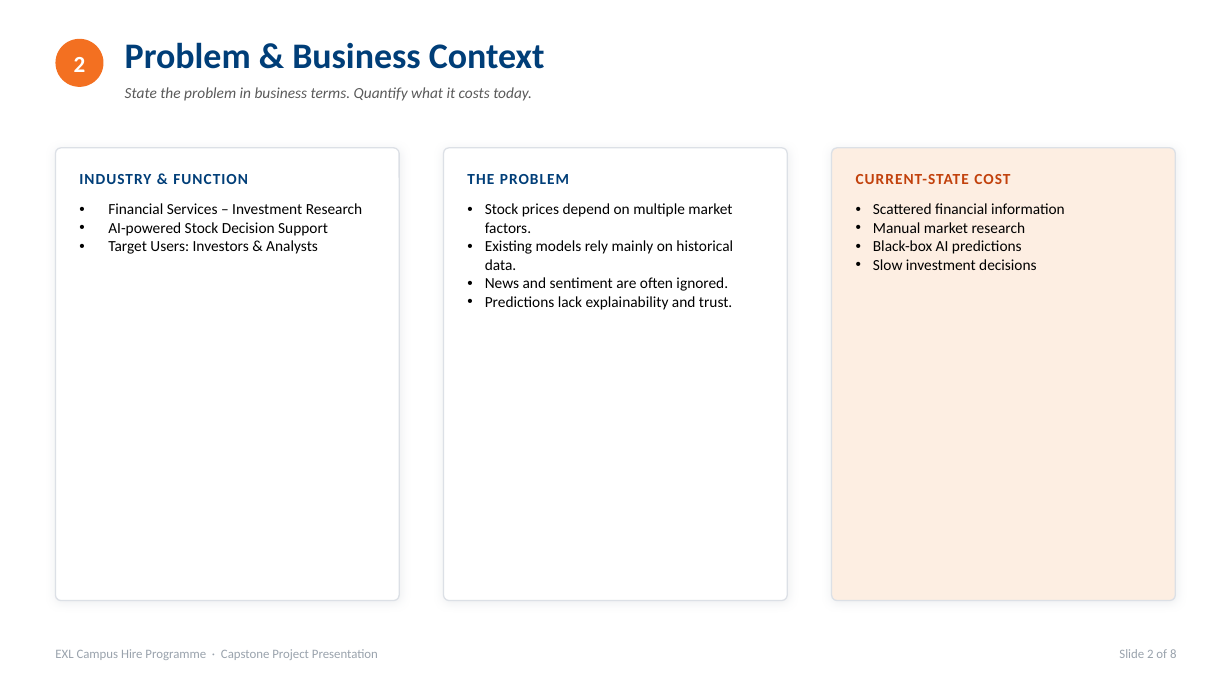
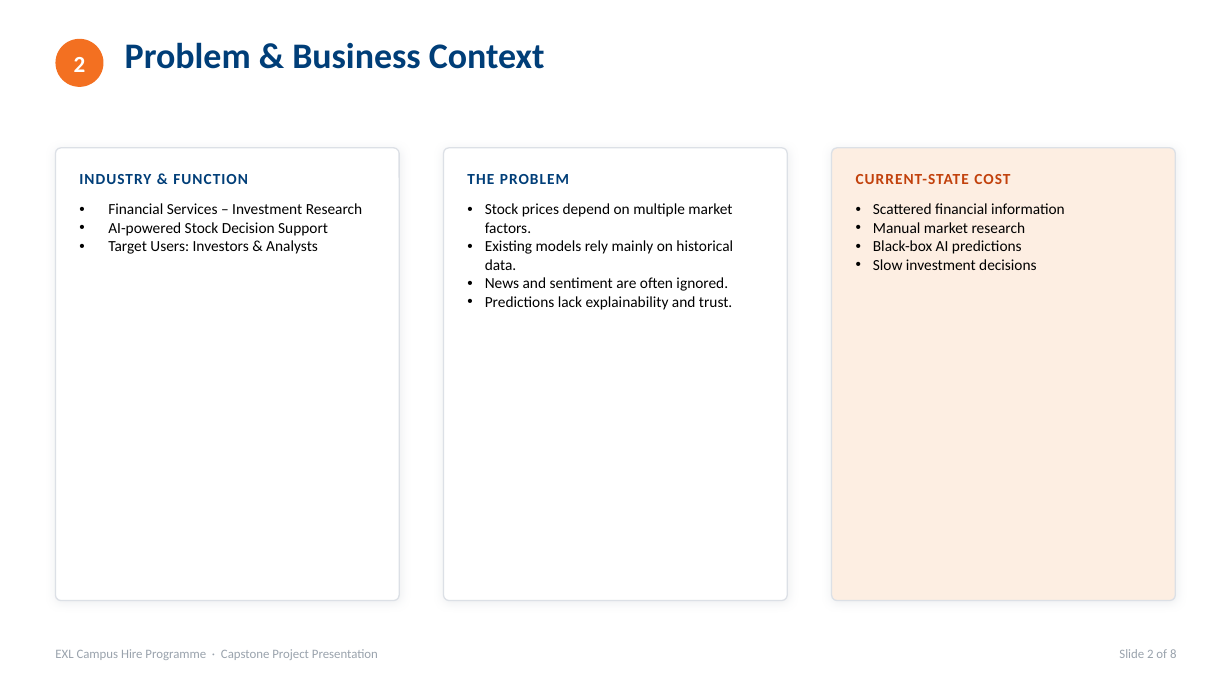
Before and after one commit to Sandeep9687/IPL-Model, a slide deck: slide 2 of hunters_stockSenseAI.pptx. Drawn at 1232x693 pixels with LibreOffice and Linux fonts; fonts in the diff are those of the drawing. Boxes give left, top, right and bottom in pixels: in the first picture for what was removed or moved away, otherwise in the second. Text is boxed around its words. In the diff, an @@ line names an element or a change of style, - is before the commit and + after.

```diff
--- a/hunters_stockSenseAI.pptx
+++ b/hunters_stockSenseAI.pptx
@@ text removed at [125, 87, 532, 101] @@
-State the problem in business terms. Quantify what it costs today.
```
Also in this commit, not shown: 4 other slides changed.
